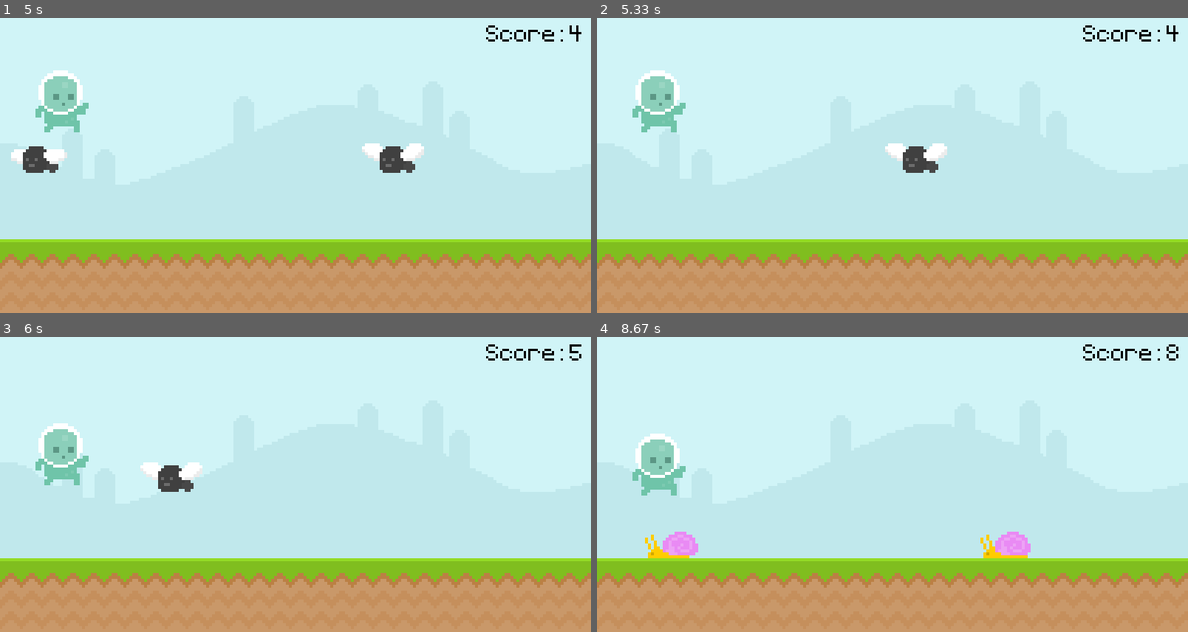
Above: before the commit, frames 1-4 (two rows, left to right).
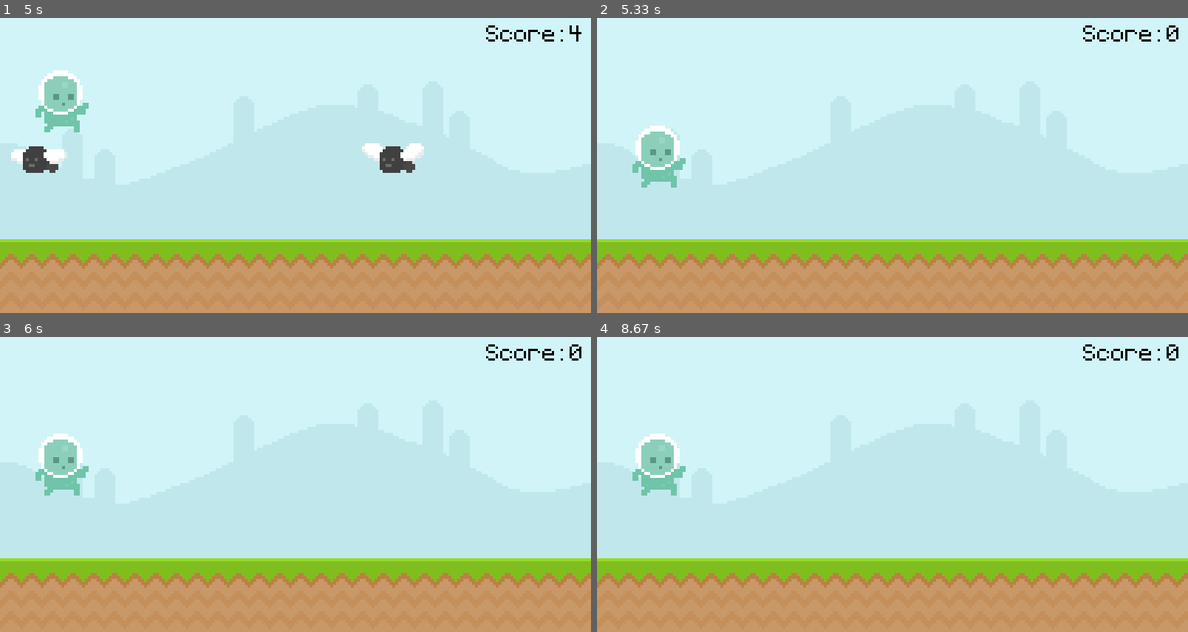
Above: after the commit, the same moments.

Repository: Zain-Khoso/pygame-runner
Game: pygame game, started from main.py
The game is run twice, just before and just after one commit, with the same random seed, the same clock (stepped at 60 frames per second) and the same inputs.
Inputs:
- Up to frame 1 (5 s): tap Space at 0.33, 3.17, 3.57, 3.87, 4.07, 4.37, 4.5, 4.63, 4.77, 4.87 s
- Up to frame 2 (5.33 s): tap Space at 5, 5.13, 5.27 s
- Up to frame 3 (6 s): tap Space at 5.43, 5.57, 5.77, 5.9 s
- Up to frame 4 (8.67 s): tap Space at 6.03, 6.2, 6.33, 6.47, 6.6, 6.73, 6.87, 7, 7.13, 7.27, 7.4, 7.53, 7.67, 7.8, 7.93, 8.07, 8.17, 8.3, 8.43, 8.57 s

Frame 1 is identical in both runs. In frame 2, 3.4% of the frame differs, in the area x 6-99%, y 2-58%; in frame 3, 1.9%; in frame 4, 1.1%.

Commit message:
fix: Collisions

Diff:
--- a/main.py
+++ b/main.py
@@ -97,13 +97,13 @@
     return current_time
 
 
-def collisions(player, obsticles):
-    if obsticles:
-        for obsticle in obsticles:
-            if player.colliderect(obsticle):
-                return False
+def collisions():
+    if pygame.sprite.spritecollide(player.sprite, obsticle_group, False):
+        obsticle_group.empty()
 
-    return True
+        return False
+    else:
+        return True
 
 
 pygame.init()
@@ -163,6 +163,8 @@
 
         obsticle_group.update()
         obsticle_group.draw(screen)
+
+        game_active = collisions()
     else:
         instructions_surf = font.render(
             (
@@ -175,8 +177,6 @@
         )
         instructions_rect = instructions_surf.get_rect(midbottom=(400, 350))
 
-        score = 0
-
         screen.fill((94, 129, 162))
         screen.blit(title_surf, title_rect)
         screen.blit(player_stand_surf, player_stand_rect)
